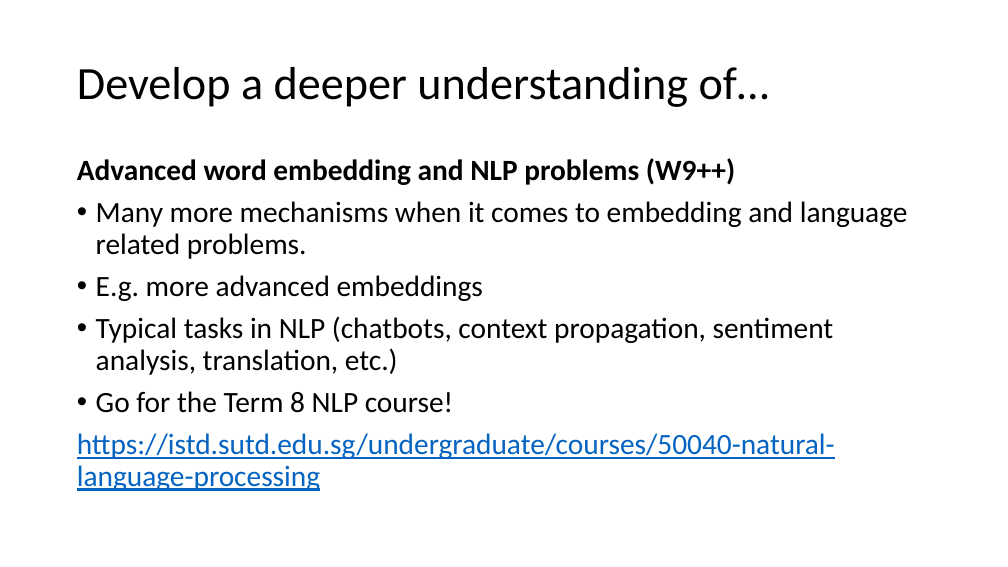
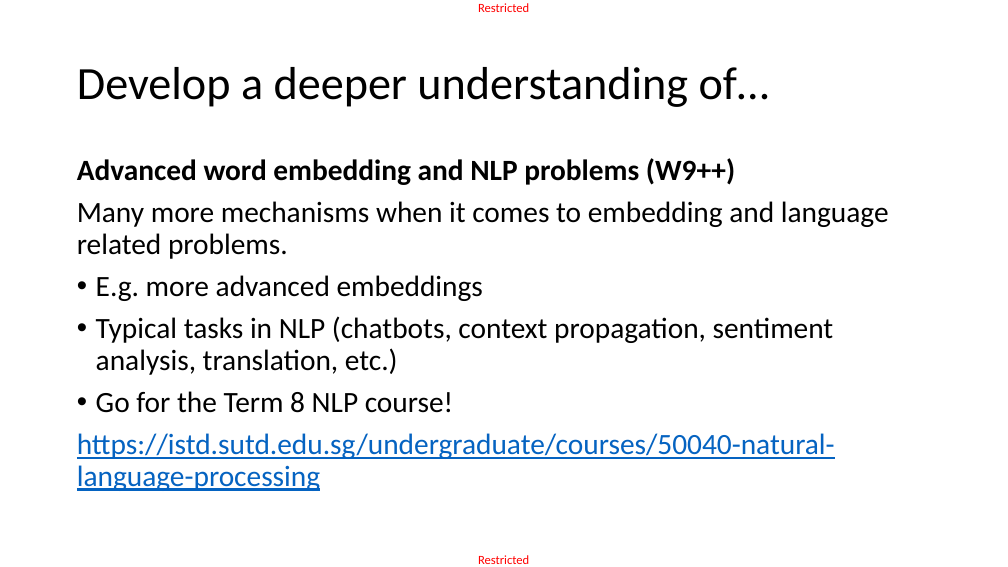
Before and after one commit to matthieudemari/SUTD_DL_50_039, a slide deck: slide 6 of W13/W13S1.pptx. Drawn at 1008x567 pixels with LibreOffice and Linux fonts; fonts in the diff are those of the drawing. Boxes give left, top, right and bottom in pixels: in the first picture for what was removed or moved away, otherwise in the second. Text is boxed around its words. In the diff, an @@ line names an element or a change of style, - is before the commit and + after.

```diff
--- a/W13/W13S1.pptx
+++ b/W13/W13S1.pptx
@@ text added at (478, 3, 529, 12), 12 pt, text #FF0000 @@
+Restricted
@@ text at (77, 201, 889, 259): bullet • to none @@
@@ text added at (478, 555, 529, 564), 12 pt, text #FF0000 @@
+Restricted
```
Also in this commit, not shown: 28 other slides changed, 1 slide added, 1 other file.
